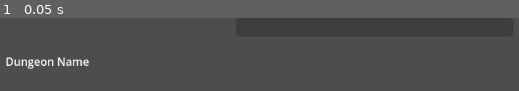
Above: before the commit, frame 1.
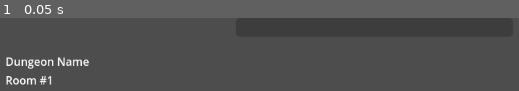
Above: after the commit, the same moment.

Repository: CloneDeath/heroes-of-diamondfall
Game: Godot game, scene res://Adventure/Events/DungeonEvent/dungeon_event.tscn
The game is run twice, just before and just after one commit, with the same random seed, the same clock (stepped at 60 frames per second) and the same inputs. This scene is started directly instead of the project's main scene.
Inputs:
- Up to frame 1 (0.05 s): no input

The runs differ from the first frame. In frame 1, 0.6% of the frame differs, in the area x 1-10%, y 79-92%.

Commit message:
made it so combat actually plays out until one team dies

Diff:
--- a/Adventure/Events/DungeonEvent/combat_unit.gd
+++ b/Adventure/Events/DungeonEvent/combat_unit.gd
@@ -13,7 +13,23 @@
 	get: return _unit.hp;
 	set(value): _unit.hp = value;
 
-func _init(unit: Unit, team: Team) -> void:
+var team: Team:
+	get: return _team;
+
+func _init(unit: Unit, assigned_team: Team) -> void:
 	_unit = unit;
-	_team = team;
+	_team = assigned_team;
 	initiative = randi_range(0, 100);
+
+func is_alive() -> bool: return _unit.hp > 0;
+func is_dead() -> bool: return !is_alive();
+
+func select_target(other: Array[CombatUnit]) -> CombatUnit:
+	var enemies = other.filter(func (unit):
+		return unit._team != _team;
+	);
+	var random_idx = randi_range(0, enemies.size() - 1);
+	return enemies[random_idx];
+
+func attack(other: CombatUnit) -> void:
+	other.hp = int(move_toward(other.hp, 0, _unit.strength));
--- a/Adventure/Events/DungeonEvent/dungeon_event.gd
+++ b/Adventure/Events/DungeonEvent/dungeon_event.gd
@@ -1,31 +1,37 @@
 extends Event
 class_name DungeonEvent
 
-var unit_combat_card = preload("res://Adventure/Events/DungeonEvent/unit_combat_summary.tscn");
+var unit_combat_card = preload("res://Adventure/Events/DungeonEvent/unit_combat_card.tscn");
 
 var _dungeon: Dungeon;
 var _heroes: Array[Hero];
+var _room_number: int = 0;
+
+var room: Room:
+	get: return _dungeon.rooms[_room_number];
 
 var process = false;
 var progress = 0;
-@export var time_per_step: float = 2;
+@export var time_per_step: float = 1;
 signal _progress_complete;
 
 func init(dungeon: Dungeon) -> void:
 	_dungeon = dungeon;
+	_room_number = 0;
 	$DungeonName.text = dungeon.dungeon_name;
 	_heroes = HeroAssignment.get_heroes(dungeon);
 	for hero in _heroes:
 		var hero_data = unit_combat_card.instantiate();
 		hero_data.unit = hero;
 		$Heroes.add_child(hero_data);
-	var room = dungeon.rooms.front();
 	for monster in room.monsters:
 		var monster_data = unit_combat_card.instantiate();
 		monster_data.unit = monster;
 		$Enemies.add_child(monster_data);
 
 func _process(delta: float) -> void:
+	$RoomNumber.text = "Room #" + str(_room_number+1);
+
 	if (!process): return;
 
 	progress += delta / time_per_step;
@@ -39,15 +45,29 @@
 	await _progress_complete;
 
 	var units = _get_combat_units();
-	units[0].hp = 10;
-	await _progress_complete;
+	while _combat_should_continue(units):
+		for unit: CombatUnit in units:
+			if (unit.is_dead()): continue;
+			var target = unit.select_target(units);
+			unit.attack(target);
+			await _progress_complete;
+			if (!_combat_should_continue(units)):
+				break;
 
+func _combat_should_continue(units: Array[CombatUnit]) -> bool:
+	var hero = units.filter(func(unit:CombatUnit):
+		return unit.team == CombatUnit.Team.hero && unit.is_alive();
+	);
+	var monster = units.filter(func(unit:CombatUnit):
+		return unit.team == CombatUnit.Team.monster && unit.is_alive();
+	);
+	return hero && monster;
 
 func _get_combat_units() -> Array[CombatUnit]:
 	var units: Array[CombatUnit] = [];
 	for hero in _heroes:
 		units.push_back(CombatUnit.new(hero, CombatUnit.Team.hero));
-	for monster in _dungeon.rooms[0].monsters:
+	for monster in room.monsters:
 		units.push_back(CombatUnit.new(monster, CombatUnit.Team.monster));
 	units.sort_custom(func (a, b):
 		return a.initiative < b.initiative;
--- a/Adventure/Events/DungeonEvent/dungeon_event.tscn
+++ b/Adventure/Events/DungeonEvent/dungeon_event.tscn
@@ -18,6 +18,14 @@
 offset_right = 230.0
 offset_bottom = 74.0
 text = "Dungeon Name"
+
+[node name="RoomNumber" type="Label" parent="."]
+layout_mode = 0
+offset_left = 44.0
+offset_top = 78.0
+offset_right = 230.0
+offset_bottom = 101.0
+text = "Floor 1"
 
 [node name="ProgressBar" type="ProgressBar" parent="."]
 custom_minimum_size = Vector2(400, 0)
--- /dev/null
+++ b/Adventure/Events/DungeonEvent/unit_combat_card.gd
@@ -0,0 +1,29 @@
+extends Control
+
+@export var hp_speed = 10;
+
+var _unit: Unit;
+var unit: Unit:
+	get:
+		return _unit;
+	set(value):
+		_unit = value;
+		_setup();
+
+func _process(delta: float) -> void:
+	if (!unit):
+		visible = false;
+		return;
+	visible = true;
+	%HealthBar.value = move_toward(%HealthBar.value, unit.hp, delta * hp_speed);
+	%HealthText.text = _format_hp(%HealthBar.value, unit.max_hp);
+
+func _setup() -> void:
+	if (!unit): return;
+	%Name.text = unit.unit_name;
+	%HealthBar.max_value = unit.max_hp;
+	%HealthBar.value = unit.hp;
+	%HealthText.text = _format_hp(unit.hp, unit.max_hp);
+
+func _format_hp(value: int, max_value:int) -> String:
+	return "%d/%d" % [value, max_value];
--- /dev/null
+++ b/Adventure/Events/DungeonEvent/unit_combat_card.tscn
@@ -0,0 +1,47 @@
+[gd_scene load_steps=2 format=3 uid="uid://clbrguvaac4js"]
+
+[ext_resource type="Script" uid="uid://fphi7nbeng5y" path="res://Adventure/Events/DungeonEvent/unit_combat_card.gd" id="1_6c3o4"]
+
+[node name="UnitCombatSummary" type="VBoxContainer"]
+anchors_preset = 15
+anchor_right = 1.0
+anchor_bottom = 1.0
+grow_horizontal = 2
+grow_vertical = 2
+script = ExtResource("1_6c3o4")
+
+[node name="Name" type="Label" parent="."]
+unique_name_in_owner = true
+layout_mode = 2
+text = "Name"
+
+[node name="HBoxContainer" type="HBoxContainer" parent="."]
+layout_mode = 2
+
+[node name="Label" type="Label" parent="HBoxContainer"]
+layout_mode = 2
+text = "HP"
+
+[node name="HealthBar" type="ProgressBar" parent="HBoxContainer"]
+unique_name_in_owner = true
+self_modulate = Color(1, 0, 0, 1)
+custom_minimum_size = Vector2(0, 24)
+layout_mode = 2
+size_flags_horizontal = 3
+value = 100.0
+show_percentage = false
+
+[node name="HealthText" type="Label" parent="HBoxContainer/HealthBar"]
+unique_name_in_owner = true
+layout_mode = 1
+anchors_preset = 14
+anchor_top = 0.5
+anchor_right = 1.0
+anchor_bottom = 0.5
+offset_top = -11.5
+offset_bottom = 11.5
+grow_horizontal = 2
+grow_vertical = 2
+text = "1/2"
+horizontal_alignment = 1
+vertical_alignment = 1
--- a/Adventure/Events/DungeonEvent/unit_combat_summary.gd
+++ /dev/null
@@ -1,24 +0,0 @@
-extends Control
-
-@export var hp_speed = 10;
-
-var _unit: Unit;
-var unit: Unit:
-	get:
-		return _unit;
-	set(value):
-		_unit = value;
-		_setup();
-
-func _process(delta: float) -> void:
-	if (!unit):
-		visible = false;
-		return;
-	visible = true;
-	$Health.value = move_toward($Health.value, unit.hp, delta * hp_speed);
-
-func _setup() -> void:
-	if (!unit): return;
-	$Name.text = unit.unit_name;
-	$Health.max_value = unit.max_hp;
-	$Health.value = unit.hp;
--- a/Adventure/Events/DungeonEvent/unit_combat_summary.tscn
+++ /dev/null
@@ -1,20 +0,0 @@
-[gd_scene load_steps=2 format=3 uid="uid://clbrguvaac4js"]
-
-[ext_resource type="Script" uid="uid://fphi7nbeng5y" path="res://Adventure/Events/DungeonEvent/unit_combat_summary.gd" id="1_ngsl8"]
-
-[node name="UnitCombatSummary" type="VBoxContainer"]
-anchors_preset = 15
-anchor_right = 1.0
-anchor_bottom = 1.0
-grow_horizontal = 2
-grow_vertical = 2
-script = ExtResource("1_ngsl8")
-
-[node name="Name" type="Label" parent="."]
-layout_mode = 2
-text = "Name"
-
-[node name="Health" type="ProgressBar" parent="."]
-self_modulate = Color(1, 0, 0, 1)
-layout_mode = 2
-value = 100.0
Renamed: Adventure/Events/DungeonEvent/unit_combat_summary.gd.uid -> Adventure/Events/DungeonEvent/unit_combat_card.gd.uid
